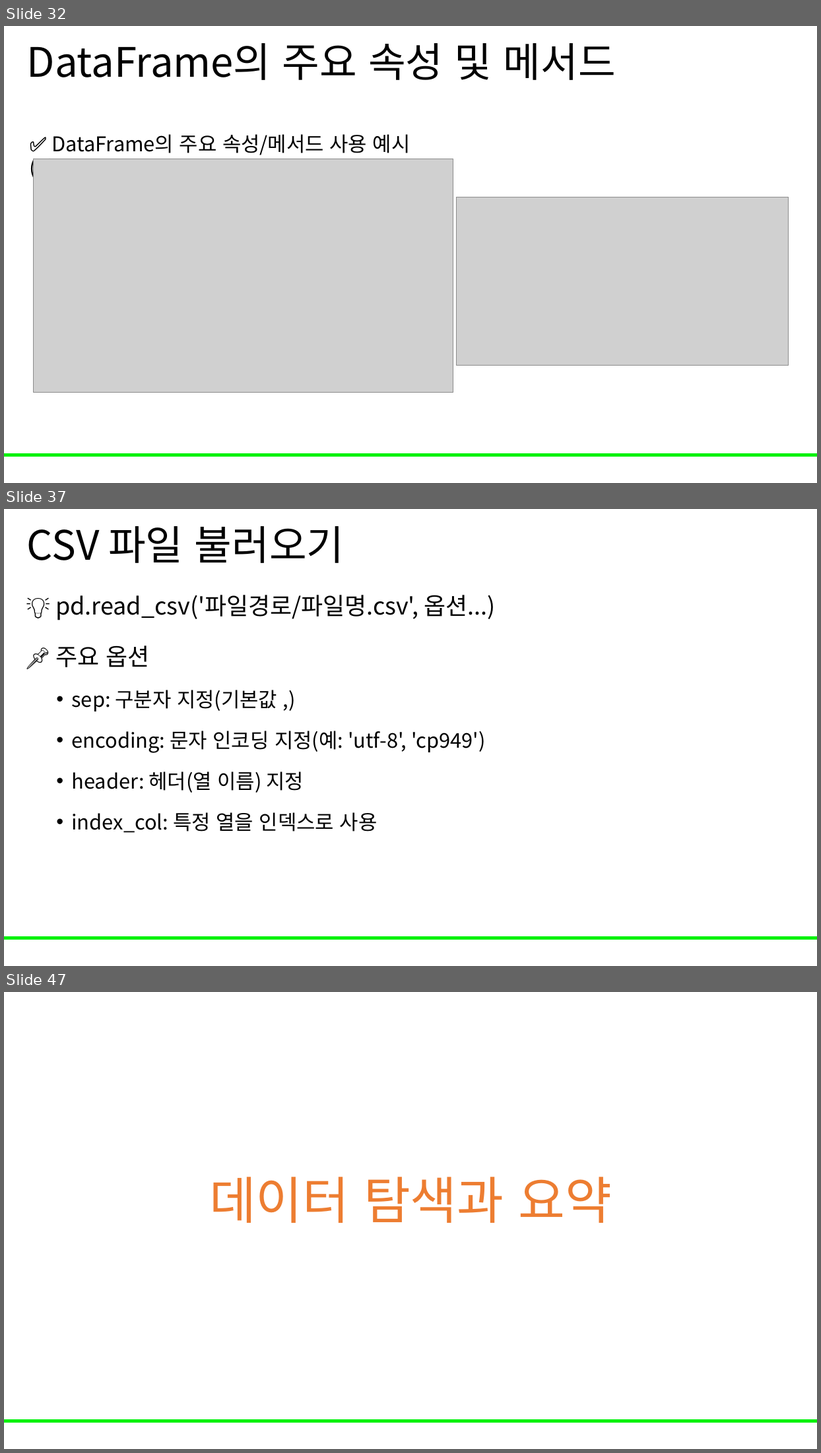
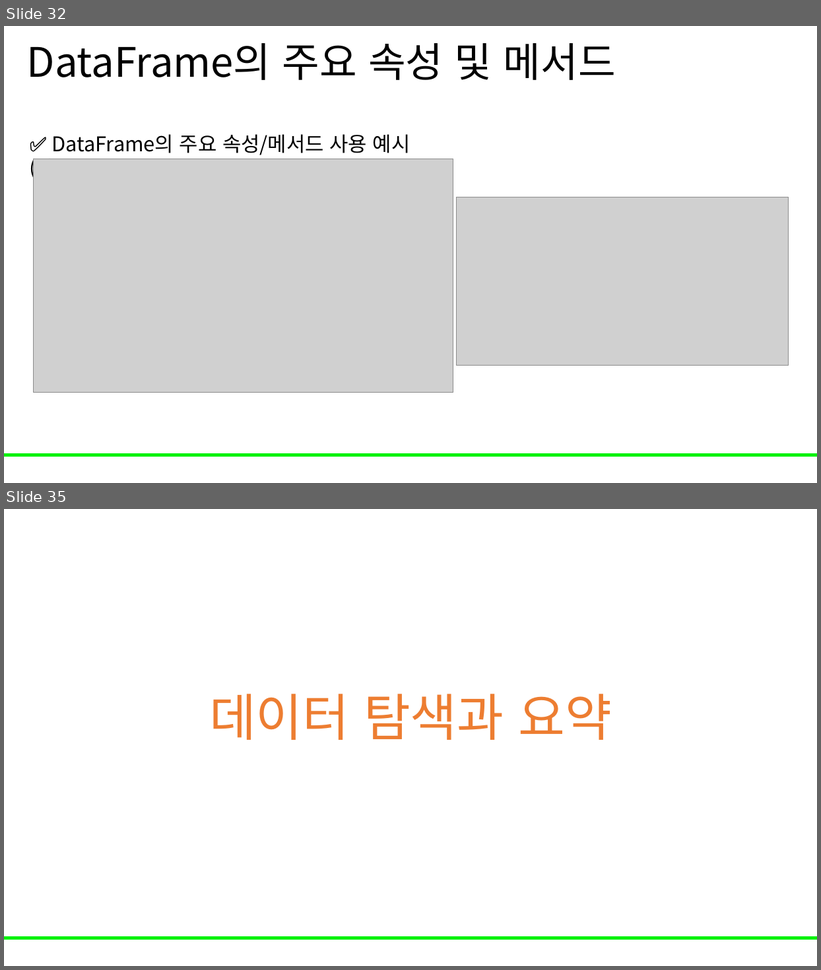
Before and after one commit to Leader-Lesson/KDT_RE_5th, a slide deck: material/3_데이터분석/04_pandas.pptx. Shown one above the other, each under a label of ours: slides 32, 37 and 47 before the commit, slides 32 and 35 after it; the slides between them are not shown. The pictures are 821x1453 and 821x970 pixels, drawn with LibreOffice and Linux fonts; fonts in the diff are those of the drawing; grey boxes stand for pictures; background and template pictures are left out. Boxes give left, top, right and bottom in pixels: in the first picture for what was removed or moved away, otherwise in the second. Text is boxed around its words. In the diff, an @@ line names an element or a change of style, - is before the commit and + after.

```diff
--- a/material/3_데이터분석/04_pandas.pptx
+++ b/material/3_데이터분석/04_pandas.pptx
@@ slide 37 removed at (4, 509, 817, 966), background #FFFFFF; not listed: 1 template element that a slide beside it also shows @@
@@ title removed at (27, 526, 345, 563) @@
-CSV 파일 불러오기
@@ text removed at (55, 595, 495, 833) @@
-💡 pd.read_csv('파일경로/파일명.csv', 옵션...)
-📌 주요 옵션
-  • sep: 구분자 지정(기본값 ,)
-  • encoding: 문자 인코딩 지정(예: 'utf-8', 'cp949')
-  • header: 헤더(열 이름) 지정
-  • index_col: 특정 열을 인덱스로 사용
@@ what was slide 47 is now slide 35 @@
```
Also in this commit, not shown: 13 slides changed, 11 other slides removed, 2 other files.
